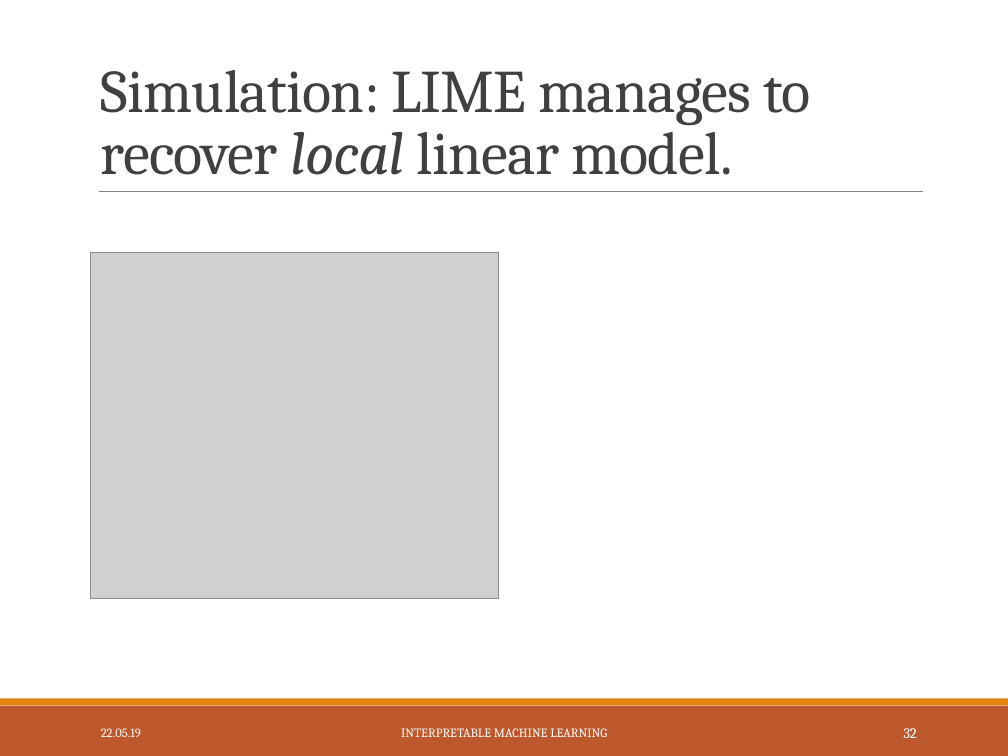
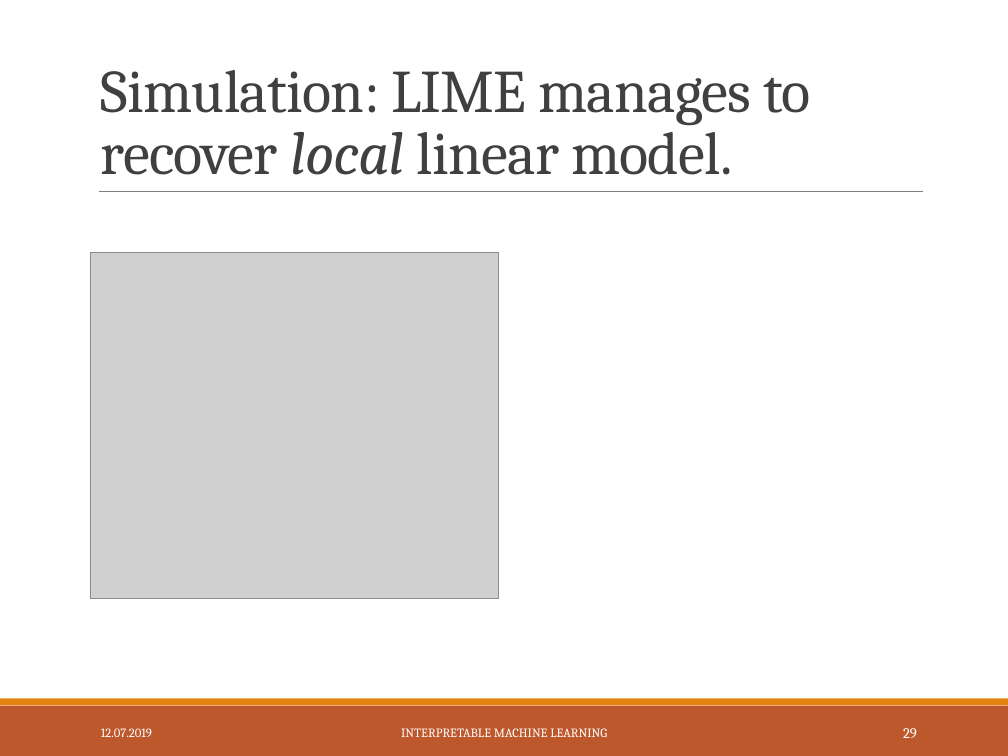
Before and after one commit to slds-lmu/iml_methods_limitations, a slide deck: slide 30 of Slides/LIME-neighbourhood.pptx (slide 33 before the commit). Drawn at 1008x756 pixels with LibreOffice and Linux fonts; fonts in the diff are those of the drawing; grey boxes stand for pictures. Boxes give left, top, right and bottom in pixels: in the first picture for what was removed or moved away, otherwise in the second. Text is boxed around its words. In the diff, an @@ line names an element or a change of style, - is before the commit and + after.

```diff
--- a/Slides/LIME-neighbourhood.pptx
+++ b/Slides/LIME-neighbourhood.pptx
@@ text at <box>101,728,152,737</box>: text changed @@
-22.05.19
+12.07.2019
@@ page number at <box>903,728,917,738</box>: text changed @@
-32
+29
```
Also in this commit, not shown: 35 other slides changed.
